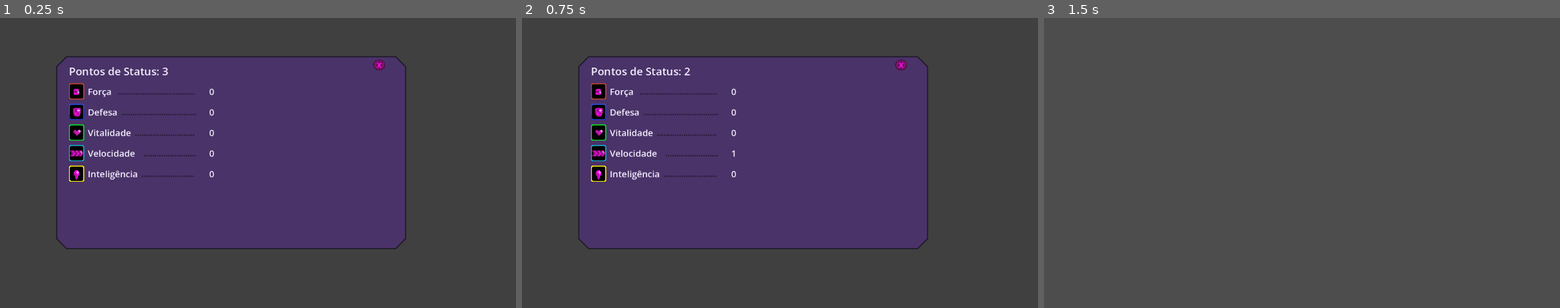
Above: before the commit, frames 1-3 (left to right).
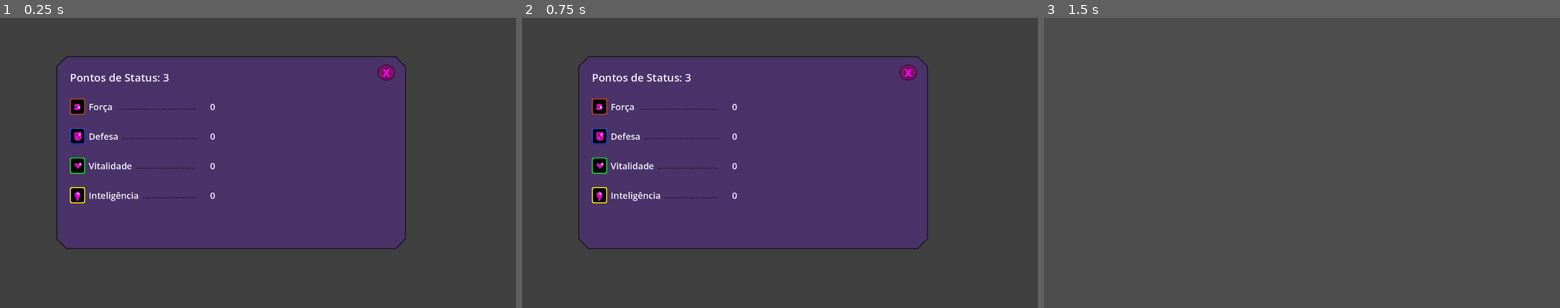
Above: after the commit, the same moments.

Repository: Joaovit-costa/Robot-Slayer
Game: Godot game, scene res://res/Cenas/menu/menu_status.tscn
Same seed, same stepped clock (60 frames per second), same inputs: the game is played once before the commit and once after it. This scene is started directly instead of the project's main scene.
Inputs (mouse positions are in pixels of both pictures, inside the frame that each line leads up to; where the layout moved, square brackets give the same spot in the first picture):
- Up to frame 1 (0.25 s): no input
- Up to frame 2 (0.75 s): click (599, 154) at 0.52 s
- Up to frame 3 (1.5 s): click (1436, 78) [1431, 76] at 1.25 s

The runs differ from the first frame. In frame 1, 2.8% of the frame differs, in the area x 13-77%, y 14-64%; in frame 2, 2.8%; in frame 3, nothing differs.

Commit message:
Alterações Menu de Status
Fiz a remoção do atributo velocidade da interface do usuário e do código
Fazendo alterações na cena menu_status.tscn e no script menu_status.gd

Diff:
--- a/project-room/res/Cenas/menu/menu_status.tscn
+++ b/project-room/res/Cenas/menu/menu_status.tscn
@@ -5,7 +5,6 @@
 [ext_resource type="Texture2D" uid="uid://c71clt78eof7i" path="res://res/design/menus/Botão_Ataque (2).png" id="3_2gt46"]
 [ext_resource type="Texture2D" uid="uid://bs4g3pnh360ot" path="res://res/design/menus/Botão_Defesa (2).png" id="4_ony8u"]
 [ext_resource type="Texture2D" uid="uid://disji1duvvnmh" path="res://res/design/menus/Botão_Vida.png" id="5_2gt46"]
-[ext_resource type="Texture2D" uid="uid://setxb2hfi1ww" path="res://res/design/menus/Botão_Velocidade.png" id="6_3jdpm"]
 [ext_resource type="Texture2D" uid="uid://bu71dy21tkce3" path="res://res/design/menus/Botão_Inteligencia.png" id="7_ccb31"]
 
 [sub_resource type="StyleBoxFlat" id="StyleBoxFlat_wynuo"]
@@ -56,32 +55,34 @@
 [node name="BotaoFechar" type="TextureButton" parent="PainelPrincipal" unique_id=134746425]
 custom_minimum_size = Vector2(40, 40)
 layout_mode = 1
-anchors_preset = 1
-anchor_left = 1.0
-anchor_right = 1.0
-offset_left = -73.0
-offset_top = 7.0
-offset_right = -4.0
-offset_bottom = 76.0
+anchors_preset = -1
+anchor_left = 0.9179487
+anchor_top = 0.041860465
+anchor_right = 0.9948718
+anchor_bottom = 0.18139535
+offset_right = -20.0
+offset_bottom = -20.0
 grow_horizontal = 0
+scale = Vector2(1.5, 1.5)
 size_flags_horizontal = 8
 size_flags_vertical = 0
 texture_normal = ExtResource("2_ony8u")
 texture_pressed = ExtResource("2_ony8u")
 texture_hover = ExtResource("2_ony8u")
+metadata/_edit_use_anchors_ = true
 
 [node name="Margem" type="MarginContainer" parent="PainelPrincipal" unique_id=213567245]
 layout_mode = 0
 offset_right = 236.0
 offset_bottom = 332.0
-theme_override_constants/margin_left = 28
-theme_override_constants/margin_top = 16
+theme_override_constants/margin_left = 30
+theme_override_constants/margin_top = 30
 theme_override_constants/margin_right = 28
 theme_override_constants/margin_bottom = 20
 
 [node name="ConteudoStatus" type="VBoxContainer" parent="PainelPrincipal/Margem" unique_id=1790238983]
 layout_mode = 2
-theme_override_constants/separation = 10
+theme_override_constants/separation = 30
 
 [node name="TextoPontosStatus" type="Label" parent="PainelPrincipal/Margem/ConteudoStatus" unique_id=144869763]
 custom_minimum_size = Vector2(32, 0)
@@ -197,44 +198,6 @@
 size_flags_horizontal = 3
 
 [node name="ValorVitalidade" type="Label" parent="PainelPrincipal/Margem/ConteudoStatus/LinhaVitalidade" unique_id=444710452]
-custom_minimum_size = Vector2(24, 0)
-layout_mode = 2
-theme_override_colors/font_color = Color(0.95686275, 0.9411765, 1, 1)
-theme_override_font_sizes/font_size = 20
-text = "0"
-horizontal_alignment = 2
-
-[node name="LinhaVelocidade" type="HBoxContainer" parent="PainelPrincipal/Margem/ConteudoStatus" unique_id=1941108720]
-custom_minimum_size = Vector2(42, 0)
-layout_mode = 2
-theme_override_constants/separation = 8
-
-[node name="BotaoAdicionarVelocidade" type="TextureButton" parent="PainelPrincipal/Margem/ConteudoStatus/LinhaVelocidade" unique_id=557811442]
-custom_minimum_size = Vector2(34, 34)
-layout_mode = 2
-texture_normal = ExtResource("6_3jdpm")
-texture_pressed = ExtResource("6_3jdpm")
-texture_hover = ExtResource("6_3jdpm")
-
-[node name="TextoVelocidade" type="Label" parent="PainelPrincipal/Margem/ConteudoStatus/LinhaVelocidade" unique_id=990056858]
-custom_minimum_size = Vector2(30, 0)
-layout_mode = 2
-theme_override_colors/font_color = Color(0.95686275, 0.9411765, 1, 1)
-theme_override_font_sizes/font_size = 20
-text = "Velocidade  "
-
-[node name="TextoPontilhado" type="Label" parent="PainelPrincipal/Margem/ConteudoStatus/LinhaVelocidade" unique_id=1792456758]
-custom_minimum_size = Vector2(30, 0)
-layout_mode = 2
-theme_override_colors/font_color = Color(0.101960786, 0.06666667, 0.14901961, 1)
-theme_override_font_sizes/font_size = 18
-text = "........................"
-
-[node name="EspacoVelocidade" type="Control" parent="PainelPrincipal/Margem/ConteudoStatus/LinhaVelocidade" unique_id=1706320319]
-layout_mode = 2
-size_flags_horizontal = 3
-
-[node name="ValorVelocidade" type="Label" parent="PainelPrincipal/Margem/ConteudoStatus/LinhaVelocidade" unique_id=1679920850]
 custom_minimum_size = Vector2(24, 0)
 layout_mode = 2
 theme_override_colors/font_color = Color(0.95686275, 0.9411765, 1, 1)
@@ -283,5 +246,4 @@
 [connection signal="pressed" from="PainelPrincipal/Margem/ConteudoStatus/LinhaForca/BotaoAdicionarForca" to="." method="_on_botao_adicionar_forca_pressed"]
 [connection signal="pressed" from="PainelPrincipal/Margem/ConteudoStatus/LinhaDefesa/BotaoAdicionarDefesa" to="." method="_on_botao_adicionar_defesa_pressed"]
 [connection signal="pressed" from="PainelPrincipal/Margem/ConteudoStatus/LinhaVitalidade/BotaoAdicionarVitalidade" to="." method="_on_botao_adicionar_vitalidade_pressed"]
-[connection signal="pressed" from="PainelPrincipal/Margem/ConteudoStatus/LinhaVelocidade/BotaoAdicionarVelocidade" to="." method="_on_botao_adicionar_velocidade_pressed"]
 [connection signal="pressed" from="PainelPrincipal/Margem/ConteudoStatus/LinhaInteligencia/BotaoAdicionarInteligencia" to="." method="_on_botao_adicionar_inteligencia_pressed"]
--- a/project-room/script/menu/status/menu_status.gd
+++ b/project-room/script/menu/status/menu_status.gd
@@ -8,7 +8,6 @@
 	"forca": 0,
 	"defesa": 0,
 	"vitalidade": 0,
-	"velocidade": 0,
 	"inteligencia": 0
 }
 
@@ -19,14 +18,12 @@
 @onready var valor_forca = $PainelPrincipal/Margem/ConteudoStatus/LinhaForca/ValorForca
 @onready var valor_defesa = $PainelPrincipal/Margem/ConteudoStatus/LinhaDefesa/ValorDefesa
 @onready var valor_vitalidade = $PainelPrincipal/Margem/ConteudoStatus/LinhaVitalidade/ValorVitalidade
-@onready var valor_velocidade = $PainelPrincipal/Margem/ConteudoStatus/LinhaVelocidade/ValorVelocidade
 @onready var valor_inteligencia = $PainelPrincipal/Margem/ConteudoStatus/LinhaInteligencia/ValorInteligencia
 
 # Referências aos botões de aumentar atributo
 @onready var botao_forca = $PainelPrincipal/Margem/ConteudoStatus/LinhaForca/BotaoAdicionarForca
 @onready var botao_defesa = $PainelPrincipal/Margem/ConteudoStatus/LinhaDefesa/BotaoAdicionarDefesa
 @onready var botao_vitalidade = $PainelPrincipal/Margem/ConteudoStatus/LinhaVitalidade/BotaoAdicionarVitalidade
-@onready var botao_velocidade = $PainelPrincipal/Margem/ConteudoStatus/LinhaVelocidade/BotaoAdicionarVelocidade
 @onready var botao_inteligencia = $PainelPrincipal/Margem/ConteudoStatus/LinhaInteligencia/BotaoAdicionarInteligencia
 
 # Referência ao botão de fechar o menu
@@ -46,7 +43,6 @@
 	valor_forca.text = str(atributos["forca"])
 	valor_defesa.text = str(atributos["defesa"])
 	valor_vitalidade.text = str(atributos["vitalidade"])
-	valor_velocidade.text = str(atributos["velocidade"])
 	valor_inteligencia.text = str(atributos["inteligencia"])
 
 	# Verifica se o jogador ainda pode gastar pontos
@@ -56,7 +52,6 @@
 	botao_forca.disabled = !pode_gastar
 	botao_defesa.disabled = !pode_gastar
 	botao_vitalidade.disabled = !pode_gastar
-	botao_velocidade.disabled = !pode_gastar
 	botao_inteligencia.disabled = !pode_gastar
 
 	# Atualiza a aparência dos botões
@@ -69,7 +64,6 @@
 		botao_forca.modulate = Color(1, 1, 1, 1)
 		botao_defesa.modulate = Color(1, 1, 1, 1)
 		botao_vitalidade.modulate = Color(1, 1, 1, 1)
-		botao_velocidade.modulate = Color(1, 1, 1, 1)
 		botao_inteligencia.modulate = Color(1, 1, 1, 1)
 	else:
 		# Se não houver pontos, os botões ficam mais escuros
@@ -77,7 +71,6 @@
 		botao_forca.modulate = cor_desativada
 		botao_defesa.modulate = cor_desativada
 		botao_vitalidade.modulate = cor_desativada
-		botao_velocidade.modulate = cor_desativada
 		botao_inteligencia.modulate = cor_desativada
 
 
@@ -110,17 +103,10 @@
 	# Aumenta o atributo vitalidade
 	aumentar_atributo("vitalidade")
 
-
-func _on_botao_adicionar_velocidade_pressed() -> void:
-	# Aumenta o atributo velocidade
-	aumentar_atributo("velocidade")
-
-
 func _on_botao_adicionar_inteligencia_pressed() -> void:
 	# Aumenta o atributo inteligência
 	aumentar_atributo("inteligencia")
 
-
 func _on_botao_fechar_pressed() -> void:
 	# Esconde o menu de status
 	hide()
